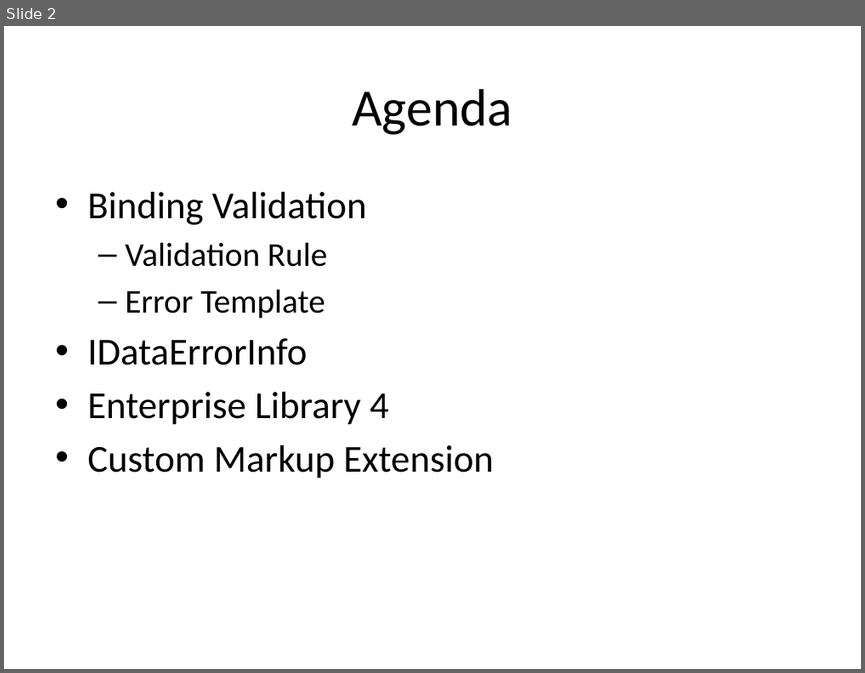
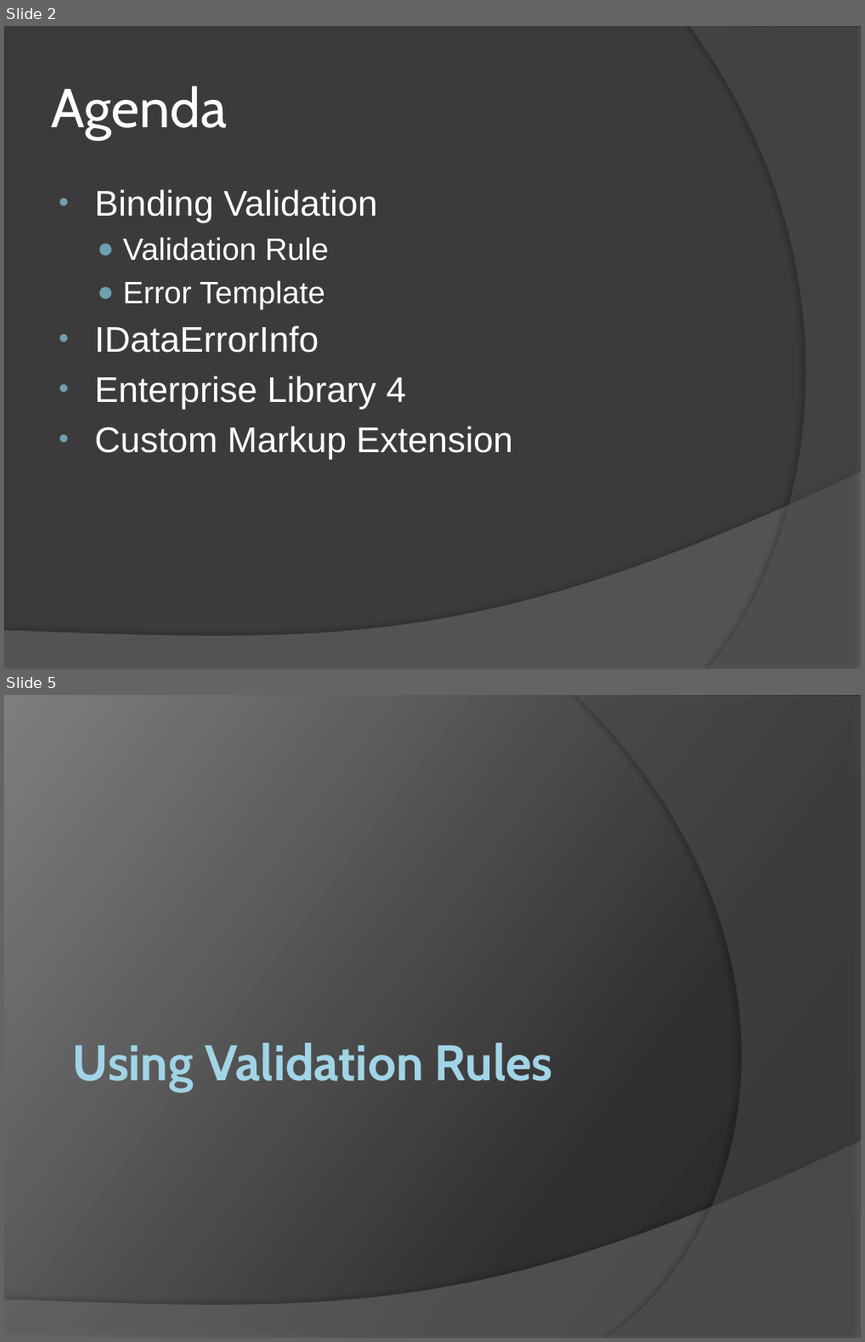
Before and after one commit to RookieOne/WPF-Input-Validation, a slide deck: WPF Validation.pptx. Shown one above the other, each under a label of ours: slide 2 before the commit, slides 2 and 5 after it; the slides between them are not shown. The pictures are 865x673 and 865x1342 pixels, drawn with LibreOffice and Linux fonts; fonts in the diff are those of the drawing. Boxes give left, top, right and bottom in pixels: in the first picture for what was removed or moved away, otherwise in the second. Text is boxed around its words. In the diff, an @@ line names an element or a change of style, - is before the commit and + after.

```diff
--- a/WPF Validation.pptx
+++ b/WPF Validation.pptx
@@ slide 5 added at [4, 695, 861, 1338], background gradient #282828 to #2F2F2F to #7E7E7E; not listed: 1 template element that a slide beside it also shows @@
@@ freeform shape added at [576, 695, 861, 1338], fill #5E5E5E at 40% opacity @@
@@ title added at [73, 1043, 553, 1091], 42 pt, text gradient #A1D4E7 to #58808D, bold @@
+Using Validation Rules
@@ slide 2 changed as well @@
@@ background #FFFFFF to #3B3B3B @@
@@ freeform shape added at [689, 26, 861, 669], fill #5E5E5E at 40% opacity @@
@@ title "Agenda" at [51, 86, 227, 139]: size 44 to 46 pt, font Calibri to Cabin, text colour #000000 to #FFFFFF; alignment centre to left @@
@@ text "Binding Validation" at [95, 189, 512, 460]: size 32 to 30 pt in "Binding Validation", "IDataErrorInfo", "Enterprise Library 4", "Custom Markup Extension"; font Calibri to Arial, text colour #000000 to #FFFFFF; size 28 to 26 pt in "Validation Rule", "Error Template"; indent changed; bullet – to ● @@
@@ freeform shape added at [4, 471, 861, 669], fill #7F7F7F at 45% opacity @@
```
Also in this commit, not shown: 1 other slide changed, 21 other slides added.
